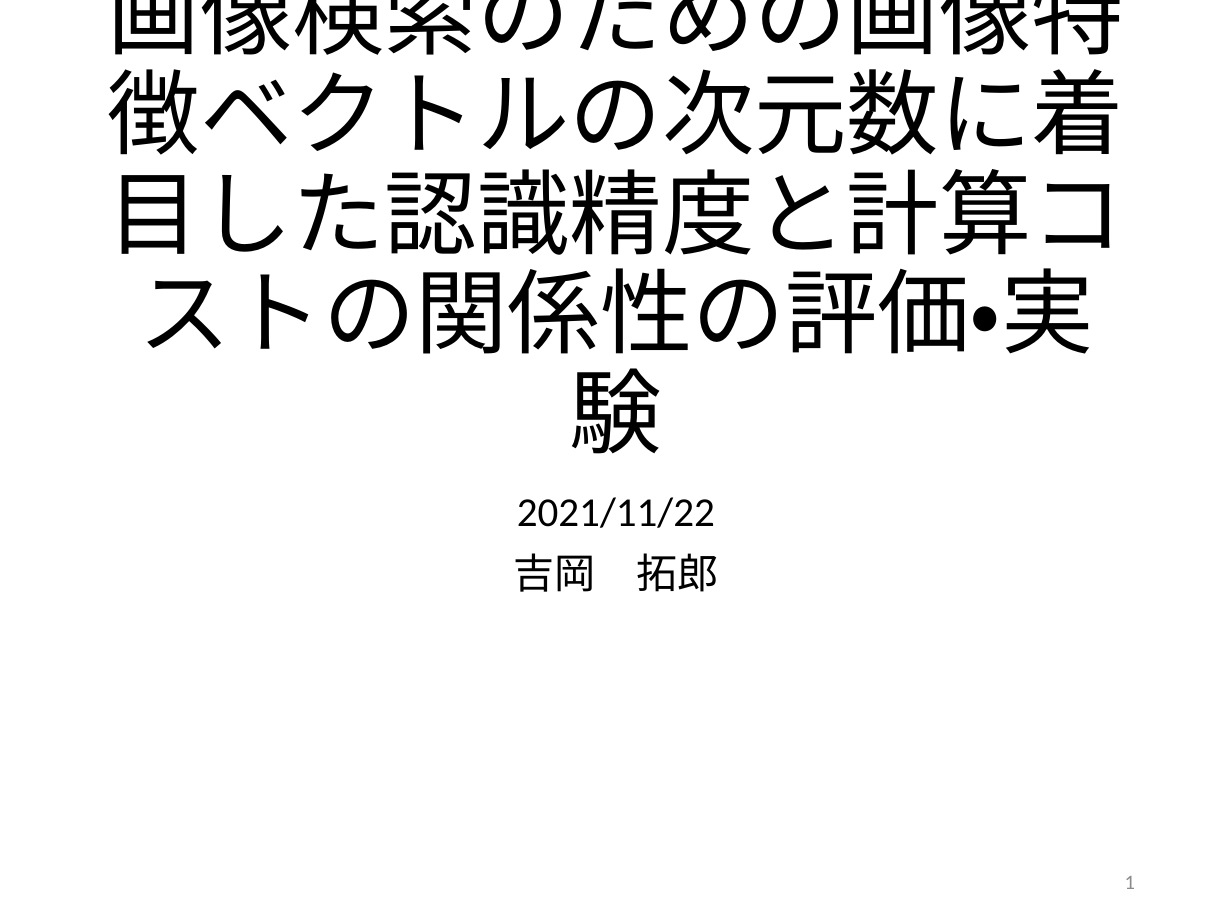
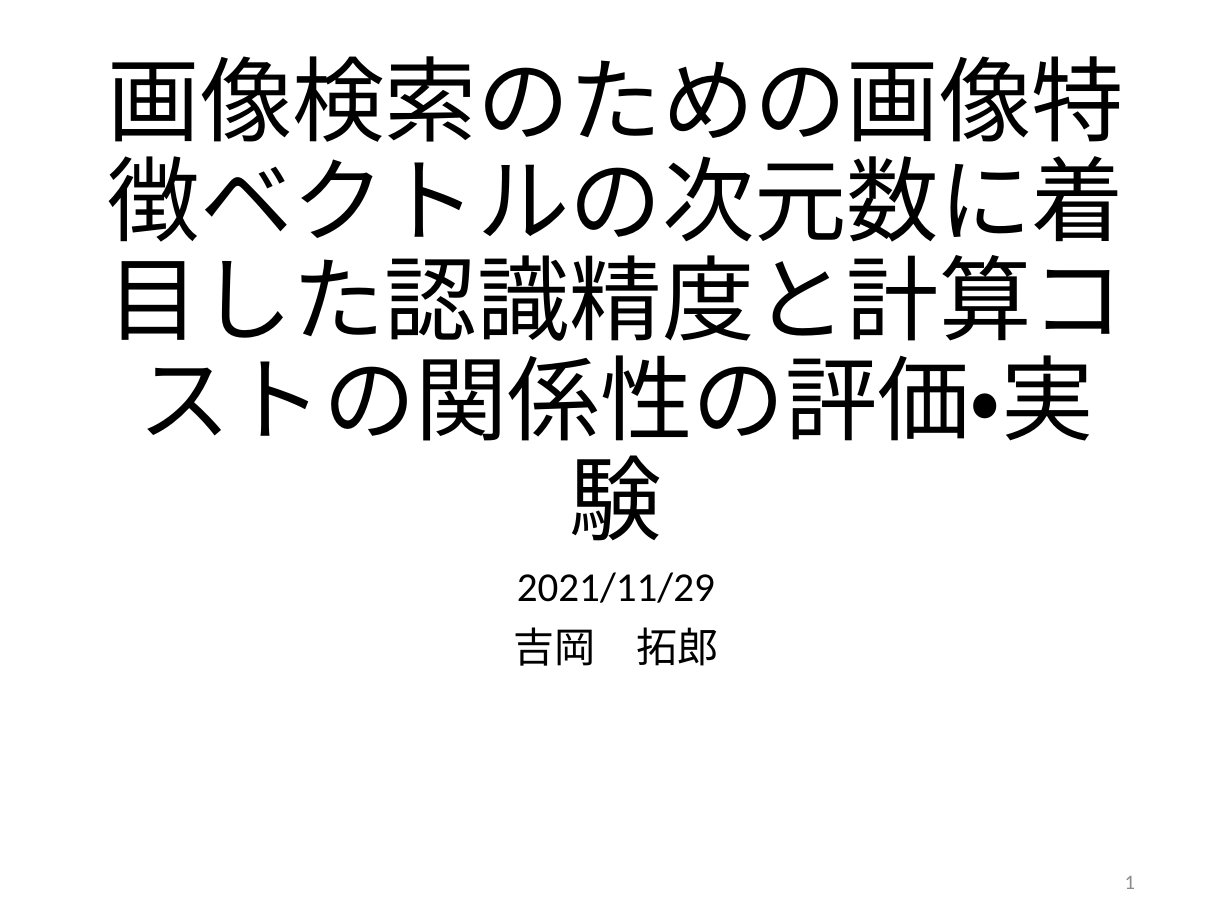
Before and after one commit to kait-takanolab/1821005-yoshioka-thesis, a slide deck: slide 1 of ゼミ発表資料/1821005_1129.pptx. Drawn at 1232x924 pixels with LibreOffice and Linux fonts; fonts in the diff are those of the drawing. Boxes give left, top, right and bottom in pixels: in the first picture for what was removed or moved away, otherwise in the second. Text is boxed around its words. In the diff, an @@ line names an element or a change of style, - is before the commit and + after.

```diff
--- a/ゼミ発表資料/1821005_1129.pptx
+++ b/ゼミ発表資料/1821005_1129.pptx
@@ title "画像検索のための画像特徴ベクトルの次元数に着目した認識精度と計算コストの関係性の評価・実験" rewrapped from <box>108,0,1124,454</box> to <box>108,56,1124,541</box> @@
@@ subtitle "2021/11/29": place and size @@
-subtitle "2021/11/29" at <box>513,497,719,592</box>
+subtitle "2021/11/29" at <box>513,572,719,666</box>
@@ subtitle at <box>517,572,715,603</box>: text changed @@
-2021/11/22
+2021/11/29
```
Also in this commit, not shown: 1 other slide changed, 1 slide added.
